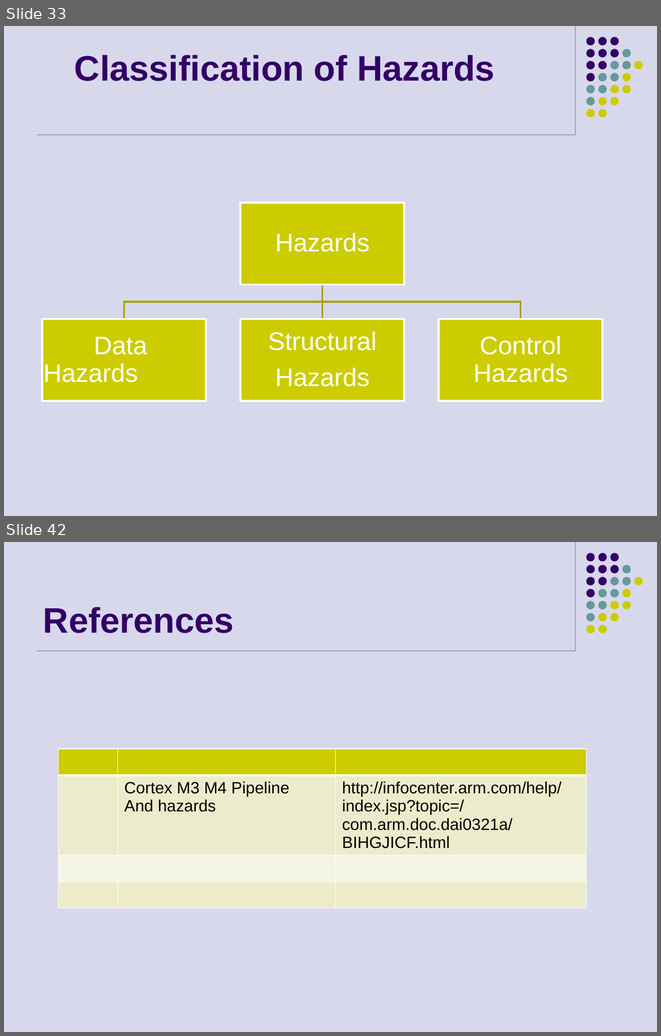
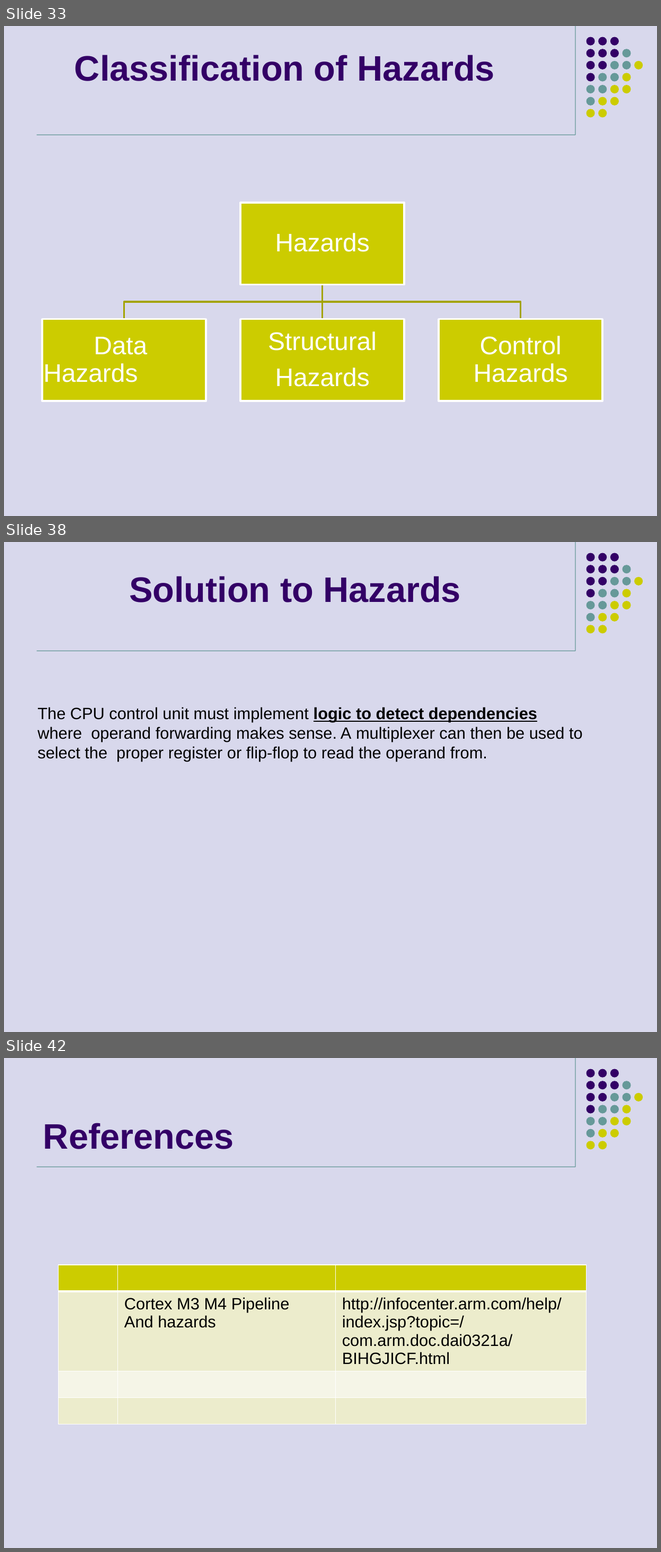
Before and after one commit to girishsukukumar/ARM-Architecture, a slide deck: Module-3.pptx. Shown one above the other, each under a label of ours: slides 33 and 42 before the commit, slides 33, 38 and 42 after it; the slides between them are not shown. The pictures are 661x1036 and 661x1552 pixels, drawn with LibreOffice and Linux fonts; fonts in the diff are those of the drawing. Boxes give left, top, right and bottom in pixels: in the first picture for what was removed or moved away, otherwise in the second. Text is boxed around its words. In the diff, an @@ line names an element or a change of style, - is before the commit and + after.

```diff
--- a/Module-3.pptx
+++ b/Module-3.pptx
@@ slide 38 added at (x1=4, y1=542, x2=657, y2=1032), background #D8D8EC; not listed: 33 template elements that a slide beside it also shows @@
@@ text added at (x1=129, y1=576, x2=461, y2=602), 39 pt, text #330066, bold @@
+Solution to Hazards
@@ text added at (x1=37, y1=707, x2=583, y2=761), 18 pt, text #000000 @@
+The CPU control unit must implement logic to detect dependencies where operand forwarding makes sense. A multiplexer can then be used to select the proper register or flip-flop to read the operand from.
```
Also in this commit, not shown: 2 slides changed, 5 other slides added, 6 slides removed.
